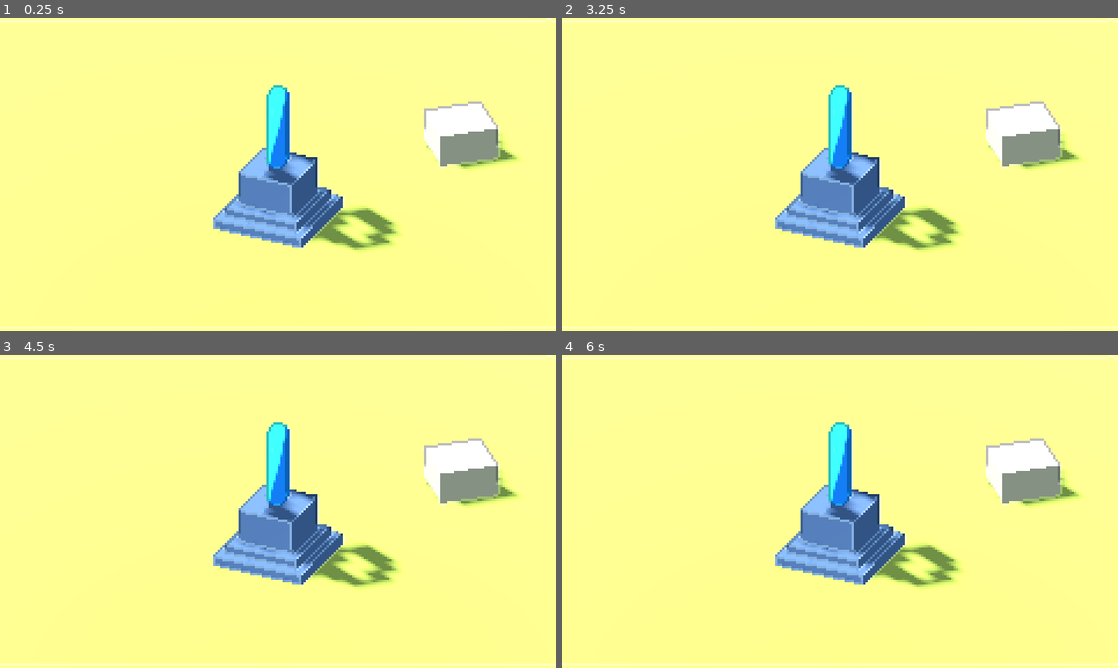
Above: before the commit, frames 1-4 (two rows, left to right).
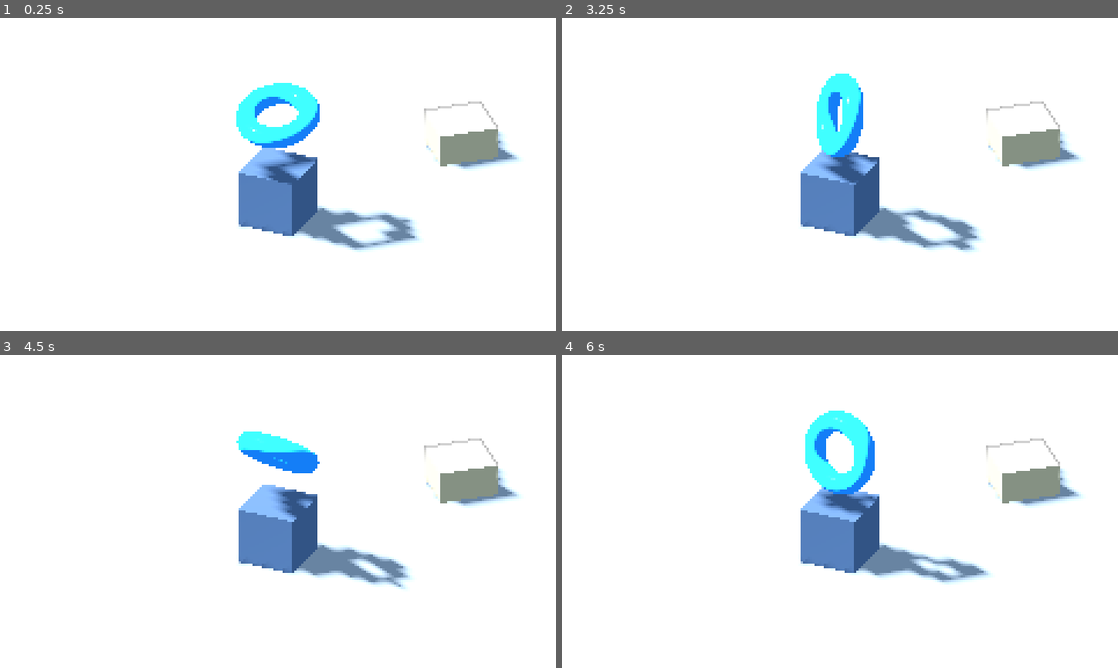
Above: after the commit, the same moments.

Repository: leopeltola/Godot-3d-pixelart-demo
Game: Godot game, scene res://demo.tscn
Same seed, same stepped clock (60 frames per second), same inputs: the game is played once before the commit and once after it.
Inputs:
- Up to frame 1 (0.25 s): no input
- Up to frame 2 (3.25 s): no input
- Up to frame 3 (4.5 s): no input
- Up to frame 4 (6 s): no input

The runs differ from the first frame. In frame 1, 96% of the frame differs, in the area x 0-100%, y 0-100%; in frame 2, 96%; in frame 3, 96%; in frame 4, 96%.

Commit message:
added more parameters, camera export

Diff:
--- /dev/null
+++ b/camera.gd
@@ -0,0 +1,12 @@
+@tool
+extends Camera3D
+
+
+@export var post_processing := true:
+	set(p):
+		if p:
+			$Postprocess.show()
+			post_processing = p
+		else:
+			$Postprocess.hide()
+			post_processing = p
--- a/camera.tscn
+++ b/camera.tscn
@@ -1,6 +1,7 @@
-[gd_scene load_steps=4 format=3 uid="uid://cuh1yaoty6gvf"]
+[gd_scene load_steps=5 format=3 uid="uid://cuh1yaoty6gvf"]
 
 [ext_resource type="Shader" path="res://pixelart_stylizer_postprocess.gdshader" id="1_f284h"]
+[ext_resource type="Script" path="res://camera.gd" id="1_rd5nv"]
 
 [sub_resource type="PlaneMesh" id="PlaneMesh_57txa"]
 size = Vector2(10, 10)
@@ -14,17 +15,16 @@
 shader_parameter/highlight_strength = 0.1
 shader_parameter/highlight_color = Color(1, 1, 1, 1)
 shader_parameter/shadow_color = Color(0, 0, 0, 1)
-shader_parameter/distance_falloff = 1.0
-shader_parameter/smoothing_cutoff = 0.1
-shader_parameter/smoothing_max = 0.1
 
 [node name="Camera" type="Camera3D"]
 projection = 1
 current = true
 size = 5.17691
 near = 0.001
+script = ExtResource("1_rd5nv")
 
 [node name="Postprocess" type="MeshInstance3D" parent="."]
 transform = Transform3D(1, 0, 0, 0, -4.37114e-08, -1, 0, 1, -4.37114e-08, 0, 0, -0.873369)
+visible = false
 mesh = SubResource("PlaneMesh_57txa")
 surface_material_override/0 = SubResource("ShaderMaterial_hpojt")
--- a/demo.tscn
+++ b/demo.tscn
@@ -1,12 +1,9 @@
-[gd_scene load_steps=17 format=3 uid="uid://djc2wirwhg3g"]
+[gd_scene load_steps=16 format=3 uid="uid://djc2wirwhg3g"]
 
 [ext_resource type="PackedScene" uid="uid://cuh1yaoty6gvf" path="res://camera.tscn" id="1_nnx1f"]
 [ext_resource type="Shader" path="res://pixelart_stylizer.gdshader" id="2_w500p"]
 
 [sub_resource type="BoxMesh" id="BoxMesh_gg7it"]
-
-[sub_resource type="StandardMaterial3D" id="StandardMaterial3D_r0a1b"]
-albedo_color = Color(0.294118, 0.356863, 0.439216, 1)
 
 [sub_resource type="ShaderMaterial" id="ShaderMaterial_trpqm"]
 render_priority = 0
@@ -15,12 +12,15 @@
 shader_parameter/highlights_enabled = true
 shader_parameter/shadow_strength = 0.4
 shader_parameter/highlight_strength = 0.1
-shader_parameter/depth_smooth_low = 0.26
-shader_parameter/depth_smooth_high = 0.77
+shader_parameter/highlight_color = Color(1, 1, 1, 1)
+shader_parameter/shadow_color = Color(0, 0, 0, 1)
 
 [sub_resource type="StandardMaterial3D" id="StandardMaterial3D_l7ldl"]
 next_pass = SubResource("ShaderMaterial_trpqm")
 albedo_color = Color(0.678431, 0.592157, 0.435294, 1)
+
+[sub_resource type="StandardMaterial3D" id="StandardMaterial3D_r0a1b"]
+albedo_color = Color(0.294118, 0.356863, 0.439216, 1)
 
 [sub_resource type="TorusMesh" id="TorusMesh_5f5u1"]
 
@@ -41,16 +41,12 @@
 [sub_resource type="BoxMesh" id="BoxMesh_sfxtu"]
 size = Vector3(10, 1, 10)
 
-[sub_resource type="StandardMaterial3D" id="StandardMaterial3D_g7ivp"]
-albedo_color = Color(0.576471, 0.588235, 0.243137, 1)
-
 [sub_resource type="Environment" id="Environment_t4b23"]
 background_mode = 1
 background_color = Color(0.317647, 0.541176, 0.713726, 1)
 ambient_light_source = 3
 ambient_light_color = Color(0.607843, 0.756863, 0.92549, 1)
 ambient_light_sky_contribution = 0.17
-reflected_light_source = 2
 tonemap_mode = 2
 sdfgi_min_cell_size = 0.4
 sdfgi_cascade0_distance = 25.6
@@ -61,6 +57,7 @@
 
 [sub_resource type="Animation" id="Animation_clmft"]
 length = 0.001
+loop_mode = 2
 tracks/0/type = "bezier"
 tracks/0/imported = false
 tracks/0/enabled = true
@@ -144,31 +141,6 @@
 [node name="Camera" parent="." instance=ExtResource("1_nnx1f")]
 transform = Transform3D(1, 0, 0, 0, 0.878284, 0.47814, 0, -0.47814, 0.878284, -2.38419e-07, 2.53078, 4.03603)
 
-[node name="Cube" type="MeshInstance3D" parent="."]
-transform = Transform3D(0.907066, 0, -0.420988, 0, 1, 0, 0.420988, 0, 0.907066, 0, 0, 0)
-mesh = SubResource("BoxMesh_gg7it")
-surface_material_override/0 = SubResource("StandardMaterial3D_r0a1b")
-
-[node name="ShaderTest" type="MeshInstance3D" parent="."]
-transform = Transform3D(0.953853, 0, 0.300273, 0, 1, 0, -0.300273, 0, 0.953853, 3.02932, -0.433242, -2.41707)
-mesh = SubResource("BoxMesh_gg7it")
-surface_material_override/0 = SubResource("StandardMaterial3D_l7ldl")
-
-[node name="Cube2" type="MeshInstance3D" parent="."]
-transform = Transform3D(1.17919, 0, -0.547284, 0, 0.2, 0, 0.547284, 0, 1.17919, 0, -0.21636, 0)
-mesh = SubResource("BoxMesh_gg7it")
-surface_material_override/0 = SubResource("StandardMaterial3D_r0a1b")
-
-[node name="Cube3" type="MeshInstance3D" parent="."]
-transform = Transform3D(1.45131, 0, -0.673581, 0, 0.2, 0, 0.673581, 0, 1.45131, 0, -0.38876, 0)
-mesh = SubResource("BoxMesh_gg7it")
-surface_material_override/0 = SubResource("StandardMaterial3D_r0a1b")
-
-[node name="Torus" type="MeshInstance3D" parent="."]
-transform = Transform3D(-0.0469222, -0.698364, 0.00928309, 0.0198189, -0.0106316, -0.699639, 0.698144, -0.0466353, 0.0204852, 0, 1.22187, 0)
-mesh = SubResource("TorusMesh_5f5u1")
-surface_material_override/0 = SubResource("StandardMaterial3D_lr1hu")
-
 [node name="DirectionalLight3D" type="DirectionalLight3D" parent="."]
 transform = Transform3D(0.687757, -0.308438, -0.657158, 0.482257, -0.482504, 0.731176, -0.542604, -0.81979, -0.183099, 0, 2.58754, 0)
 shadow_enabled = true
@@ -176,27 +148,30 @@
 directional_shadow_split_1 = 0.032
 directional_shadow_split_3 = 0.54
 
-[node name="SpotLight3D" type="SpotLight3D" parent="."]
-transform = Transform3D(0.554651, -0.783736, 0.279502, 0.0485123, 0.365793, 0.929431, -0.830668, -0.50195, 0.240908, 1.79858, 4.14143, 1.27593)
-visible = false
-light_color = Color(0.909804, 0.701961, 0.658824, 1)
-light_energy = 4.879
-light_indirect_energy = 3.586
-shadow_enabled = true
-spot_range = 11.0277
-spot_angle = 26.505
-spot_angle_attenuation = 0.0824701
+[node name="ObjectShadedCube" type="MeshInstance3D" parent="."]
+transform = Transform3D(0.953853, 0, 0.300273, 0, 1, 0, -0.300273, 0, 0.953853, 3.02932, -0.433242, -2.41707)
+mesh = SubResource("BoxMesh_gg7it")
+surface_material_override/0 = SubResource("StandardMaterial3D_l7ldl")
+
+[node name="Cube" type="MeshInstance3D" parent="."]
+transform = Transform3D(0.907066, 0, -0.420988, 0, 1, 0, 0.420988, 0, 0.907066, 0, 0, 0)
+mesh = SubResource("BoxMesh_gg7it")
+surface_material_override/0 = SubResource("StandardMaterial3D_r0a1b")
+
+[node name="Torus" type="MeshInstance3D" parent="."]
+transform = Transform3D(0.7, -3.12647e-06, 0, 3.12647e-06, 0.7, 0, 0, 0, 0.7, 0, 1.44235, 0)
+mesh = SubResource("TorusMesh_5f5u1")
+surface_material_override/0 = SubResource("StandardMaterial3D_lr1hu")
 
 [node name="Floor" type="MeshInstance3D" parent="."]
 transform = Transform3D(5, 0, 0, 0, 5, 0, 0, 0, 5, 0, -2.98063, 0)
 mesh = SubResource("BoxMesh_sfxtu")
-surface_material_override/0 = SubResource("StandardMaterial3D_g7ivp")
 
 [node name="WorldEnvironment" type="WorldEnvironment" parent="."]
 environment = SubResource("Environment_t4b23")
 
 [node name="AnimationPlayer" type="AnimationPlayer" parent="."]
-playback_process_mode = 0
+autoplay = "loop"
 libraries = {
 "": SubResource("AnimationLibrary_y7lvy")
 }
--- a/pixelart_stylizer.gdshader
+++ b/pixelart_stylizer.gdshader
@@ -1,30 +1,29 @@
 shader_type spatial;
 render_mode unshaded;
 
-uniform sampler2D DEPTH_TEXTURE: hint_depth_texture, filter_nearest;
-uniform sampler2D SCREEN_TEXTURE: hint_screen_texture, filter_nearest;
+// MIT License. Made by Leo Peltola
+// Inspired by https://threejs.org/examples/webgl_postprocessing_pixel.html
+
+uniform sampler2D DEPTH_TEXTURE : hint_depth_texture, filter_nearest;
+uniform sampler2D SCREEN_TEXTURE : hint_screen_texture, filter_nearest;
 
 uniform bool shadows_enabled = true;
 uniform bool highlights_enabled = true;
 uniform float shadow_strength : hint_range(0.0, 1.0, 0.01) = 0.4;
 uniform float highlight_strength : hint_range(0.0, 1.0, 0.01) = 0.1;
-uniform float depth_smooth_low : hint_range(0.0, 1.0, 0.01) = 0.2;
-uniform float depth_smooth_high : hint_range(0.0, 1.0, 0.01) = 0.7;
+uniform vec3 highlight_color : source_color = vec3(1.);
+uniform vec3 shadow_color : source_color = vec3(0.0);
 
 varying mat4 model_view_matrix;
 
-float linear_depth(in sampler2D depth_texture, in vec2 screen_uv, in mat4 inv_projection_matrix){
+
+float getDepth(vec2 screen_uv, sampler2D depth_texture, mat4 inv_projection_matrix) {
 //	Credit: https://godotshaders.com/shader/depth-modulated-pixel-outline-in-screen-space/
 	float raw_depth = texture(depth_texture, screen_uv)[0];
 	vec3 normalized_device_coordinates = vec3(screen_uv * 2.0 - 1.0, raw_depth);
     vec4 view_space = inv_projection_matrix * vec4(normalized_device_coordinates, 1.0);
 	view_space.xyz /= view_space.w;
 	return -view_space.z;
-}
-
-float getDepth(vec2 screen_uv, sampler2D depth_texture, mat4 inv_projection_matrix) {
-	float ld = linear_depth(depth_texture, screen_uv, inv_projection_matrix);
-	return ld;
 }
 
 vec3 getPos(float depth, mat4 mvm, mat4 ipm, vec2 suv, mat4 wm, mat4 icm) {
@@ -34,8 +33,8 @@
 }
 
 vec3 computeNormalImproved( sampler2D depth_tx, mat4 mvm, mat4 ipm, vec2 suv, mat4 wm, mat4 icm, vec2 iResolution) {
+//	Credit: https://www.reddit.com/r/godot/comments/v70p2k/improved_normal_from_depth/
     vec2 e = vec2(1./iResolution);
-//    float c0 = texture(depth_tx,suv).r;
     float c0 = texture(depth_tx, suv).r;
     float l2 = texture(depth_tx, suv-vec2(2,0)*e).r;
     float r1 = texture(depth_tx, suv+vec2(1,0)*e).r;
@@ -88,7 +87,7 @@
 		depth_diff += clamp(dr - depth, 0., 1.);
 		depth_diff += clamp(dd - depth, 0., 1.);
 		depth_diff += clamp(dl - depth, 0., 1.);
-		depth_diff = smoothstep(depth_smooth_low, depth_smooth_high, depth_diff);
+		depth_diff = smoothstep(.26, .77, depth_diff);
 	}
 
 //	Normals
@@ -110,18 +109,18 @@
 
 
 	vec3 original_color = texture(SCREEN_TEXTURE, SCREEN_UV).rgb;
-	vec3 highlight_color = mix(original_color, vec3(1.), highlight_strength);
-	vec3 shadow_color = mix(original_color, vec3(0.), shadow_strength);
+	vec3 final_highlight_color = mix(original_color, highlight_color, highlight_strength);
+	vec3 final_shadow_color = mix(original_color, shadow_color, shadow_strength);
 	vec3 final = original_color;
 	if (highlights_enabled) {
-		final = mix(final, highlight_color, normal_diff);
+		final = mix(final, final_highlight_color, normal_diff);
 	}
 	if (shadows_enabled) {
-		final = mix(final, shadow_color, depth_diff);
+		final = mix(final, final_shadow_color, depth_diff);
 	}
 	ALBEDO = final;
 
 	float alpha_mask = depth_diff * float(shadows_enabled) + normal_diff * float(highlights_enabled);
-	ALPHA = clamp((alpha_mask) * 5., 0., 1.);
+	ALPHA = clamp((alpha_mask) * 10., 0., 1.);
 
 }
--- a/pixelart_stylizer_postprocess.gdshader
+++ b/pixelart_stylizer_postprocess.gdshader
@@ -1,6 +1,8 @@
 shader_type spatial;
 render_mode unshaded;
 
+// MIT License. Made by Leo Peltola
+// Inspired by https://threejs.org/examples/webgl_postprocessing_pixel.html
 
 uniform sampler2D DEPTH_TEXTURE : hint_depth_texture, filter_linear_mipmap;
 uniform sampler2D SCREEN_TEXTURE : hint_screen_texture, filter_linear_mipmap;
@@ -12,17 +14,10 @@
 uniform vec3 highlight_color : source_color = vec3(1.);
 uniform vec3 shadow_color : source_color = vec3(0.0);
 
-uniform float distance_falloff : hint_range(0, 5) = 1;
-uniform float smoothing_cutoff : hint_range(0, 1) = 0.1;
-uniform float smoothing_max : hint_range(0, 1) = 0.1;
+varying mat4 model_view_matrix;
 
-varying flat mat4 model_view_matrix;
 
-void vertex(){
-    model_view_matrix = VIEW_MATRIX * mat4(INV_VIEW_MATRIX[0], INV_VIEW_MATRIX[1], INV_VIEW_MATRIX[2], MODEL_MATRIX[3]);
-}
-
-float linear_depth(in sampler2D depth_texture, in vec2 screen_uv, in mat4 inv_projection_matrix) {
+float getDepth(vec2 screen_uv, sampler2D depth_texture, mat4 inv_projection_matrix) {
 //	Credit: https://godotshaders.com/shader/depth-modulated-pixel-outline-in-screen-space/
 	float raw_depth = texture(depth_texture, screen_uv)[0];
 	vec3 normalized_device_coordinates = vec3(screen_uv * 2.0 - 1.0, raw_depth);
@@ -38,10 +33,9 @@
 }
 
 vec3 computeNormalImproved( sampler2D depth_tx, mat4 mvm, mat4 ipm, vec2 suv, mat4 wm, mat4 icm, vec2 iResolution) {
+//	Credit: https://www.reddit.com/r/godot/comments/v70p2k/improved_normal_from_depth/
     vec2 e = vec2(1./iResolution);
-//    float c0 = texture(depth_tx,suv).r;
     float c0 = texture(depth_tx, suv).r;
-//    float l2 = texture(depth_tx,suv-vec2(2,0)*e).r;
     float l2 = texture(depth_tx, suv-vec2(2,0)*e).r;
     float r1 = texture(depth_tx, suv+vec2(1,0)*e).r;
     float l1 = texture(depth_tx, suv-vec2(1,0)*e).r;
@@ -66,7 +60,6 @@
     return normalize(cross(dpdx,dpdy));
 }
 
-
 float normalIndicator(vec3 normalEdgeBias, vec3 baseNormal, vec3 newNormal, float depth_diff) {
 	float normalDiff = dot(baseNormal - newNormal, normalEdgeBias);
 	float normalIndicator = clamp(smoothstep(-.01, .01, normalDiff), 0.0, 1.0);
@@ -75,17 +68,21 @@
 	return (1.0 - dot(baseNormal, newNormal)) * depthIndicator * normalIndicator;
 }
 
+void vertex(){
+    model_view_matrix = VIEW_MATRIX * mat4(INV_VIEW_MATRIX[0], INV_VIEW_MATRIX[1], INV_VIEW_MATRIX[2], MODEL_MATRIX[3]);
+}
+
 void fragment() {
 	vec2 e = vec2(1./VIEWPORT_SIZE.xy);
 
 //	Shadows
 	float depth_diff = 0.0;
 	if (shadows_enabled) {
-		float depth = linear_depth(DEPTH_TEXTURE, SCREEN_UV, INV_PROJECTION_MATRIX);
-		float du = linear_depth(DEPTH_TEXTURE, SCREEN_UV+vec2(0., -1.)*e, INV_PROJECTION_MATRIX);
-		float dr = linear_depth(DEPTH_TEXTURE, SCREEN_UV+vec2(1., 0.)*e, INV_PROJECTION_MATRIX);
-		float dd = linear_depth(DEPTH_TEXTURE, SCREEN_UV+vec2(0., 1.)*e, INV_PROJECTION_MATRIX);
-		float dl = linear_depth(DEPTH_TEXTURE, SCREEN_UV+vec2(-1., 0.)*e, INV_PROJECTION_MATRIX);
+		float depth = getDepth(SCREEN_UV, DEPTH_TEXTURE, INV_PROJECTION_MATRIX);
+		float du = getDepth(SCREEN_UV+vec2(0., -1.)*e, DEPTH_TEXTURE, INV_PROJECTION_MATRIX);
+		float dr = getDepth(SCREEN_UV+vec2(1., 0.)*e, DEPTH_TEXTURE, INV_PROJECTION_MATRIX);
+		float dd = getDepth(SCREEN_UV+vec2(0., 1.)*e, DEPTH_TEXTURE, INV_PROJECTION_MATRIX);
+		float dl = getDepth(SCREEN_UV+vec2(-1., 0.)*e, DEPTH_TEXTURE, INV_PROJECTION_MATRIX);
 		depth_diff += clamp(du - depth, 0., 1.);
 		depth_diff += clamp(dd - depth, 0., 1.);
 		depth_diff += clamp(dr - depth, 0., 1.);
@@ -111,8 +108,8 @@
 
 
 	vec3 original_color = texture(SCREEN_TEXTURE, SCREEN_UV).rgb;
-	vec3 final_highlight_color = mix(original_color, vec3(1.), highlight_strength);
-	vec3 final_shadow_color = mix(original_color, vec3(0.), shadow_strength);
+	vec3 final_highlight_color = mix(original_color, highlight_color, highlight_strength);
+	vec3 final_shadow_color = mix(original_color, shadow_color, shadow_strength);
 	vec3 final = original_color;
 	if (highlights_enabled) {
 		final = mix(final, final_highlight_color, normal_diff);
--- a/project.godot
+++ b/project.godot
@@ -13,7 +13,6 @@
 config/name="3D Pixelart Demo"
 run/main_scene="res://demo.tscn"
 config/features=PackedStringArray("4.0", "Forward Plus")
-run/frame_delay_msec=41
 config/icon="res://icon.svg"
 
 [display]
